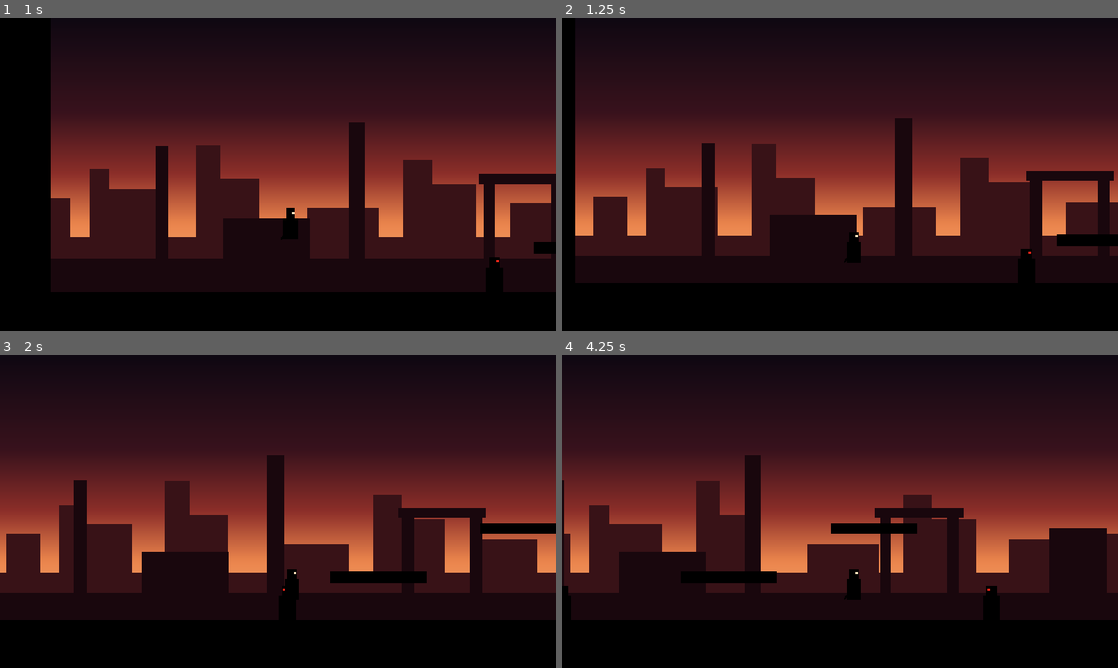
Above: before the commit, frames 1-4 (two rows, left to right).
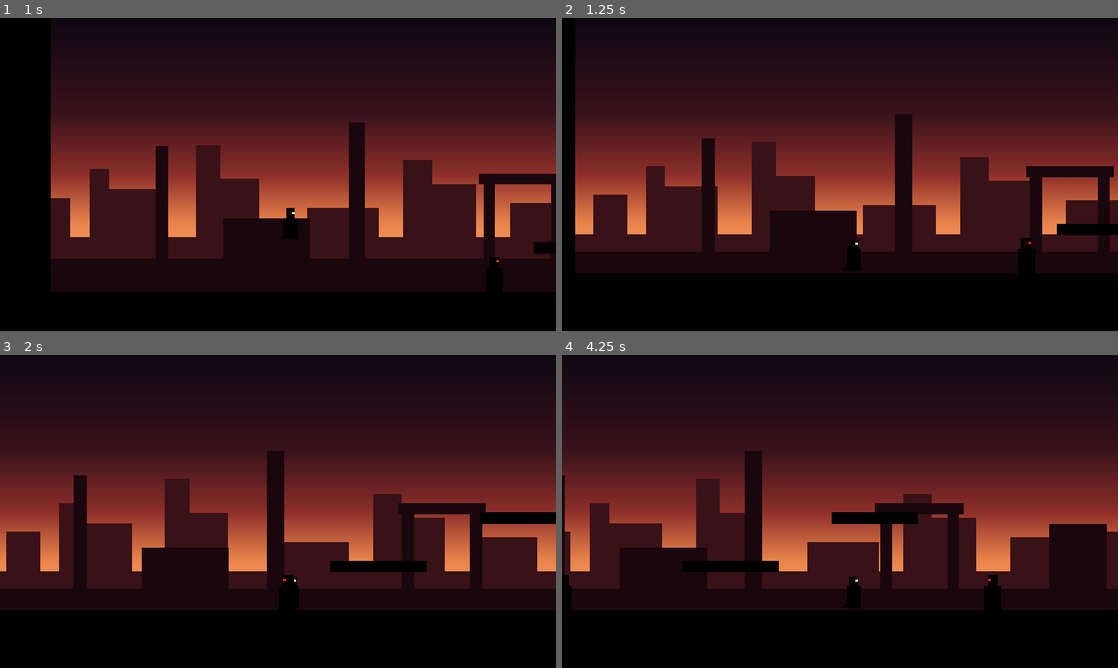
Above: after the commit, the same moments.

Repository: NobleRat/Kill-The-Man
Game: Godot game, scene res://levels/test_level.tscn
Same seed, same stepped clock (60 frames per second), same inputs: the game is played once before the commit and once after it.
Inputs (mouse positions are in pixels of both pictures, inside the frame that each line leads up to):
- Up to frame 1 (1 s): move the mouse to (400, 158) at 0.52 s; hold D (move_right) from 0.53 s (still down); tap J (attack) at 0.6 s; tap Space (jump) at 0.77 s
- Up to frame 2 (1.25 s): keep holding D (move_right)
- Up to frame 3 (2 s): keep holding D (move_right); move the mouse to (166, 527) at 1.27 s; tap Shift (dash) at 1.35 s; tap Space (jump) at 1.52 s
- Up to frame 4 (4.25 s): move the mouse to (895, 442) at 2.02 s; release D (move_right) at 2.03 s; hold A (move_left) 2.03-2.78 s; tap J (attack) at 2.1, 3.6 s; move the mouse to (812, 574) at 2.77 s; hold D (move_right) from 2.78 s (still down); tap Shift (dash) at 2.85 s; tap Space (jump) at 3.02, 3.77 s; move the mouse to (1006, 558) at 3.52 s

Frame 1 is identical in both runs. In frame 2, 5.9% of the frame differs, in the area x 2-100%, y 30-85%; in frame 3, 7.3%; in frame 4, 7.7%, in the area x 0-100%, y 30-85%.

Commit message:
დაცემა 1.25-ჯერ სწრაფი (ხტომა უცვლელია)
- fall_gravity_multiplier 0.375 → 0.5859375 (×1.25×1.25), max_fall_speed 825 → 1031.25 (×1.25).
- ხტომიდან ჩამოსვლა 0.47 → 0.38 წამი, 400 პიქსელიდან ჩავარდნა 0.70 → 0.57 წამი.
- ასვლა არ შეცვლილა: სიმაღლე ~206 პიქსელი, მწვერვალამდე 0.3 წამი.

Co-Authored-By: Claude Opus 5.5 <noreply@anthropic.com>

Diff:
--- a/player/player.gd
+++ b/player/player.gd
@@ -22,10 +22,11 @@
 ## სიმძიმე — რამდენად ძლიერად ექაჩება მიწა.
 @export var gravity := 4687.5
 ## დაცემისას სიმძიმე ამაზე მრავლდება (1-ზე ნაკლები = ნელი, „მცურავი“ დაცემა).
-## დაცემის 2-ჯერ შენელებისთვის ეს რიცხვი 4-ჯერ მცირდება, max_fall_speed კი 2-ჯერ.
-@export var fall_gravity_multiplier := 0.375
+## დაცემის N-ჯერ აჩქარებისთვის ეს რიცხვი N×N-ჯერ იზრდება, max_fall_speed კი N-ჯერ
+## (შენელებისთვის — იმდენჯერვე მცირდება).
+@export var fall_gravity_multiplier := 0.5859375
 ## დაცემის მაქსიმალური სიჩქარე.
-@export var max_fall_speed := 825.0
+@export var max_fall_speed := 1031.25
 ## ხტომის ღილაკს ადრე თუ გაუშვებ, ზემოთ სიჩქარე ამაზე მრავლდება (დაბალი ხტომა).
 @export_range(0.0, 1.0) var jump_cut := 0.45
 ## კიდიდან ჩამოსვლის შემდეგ ამდენი წამი კიდევ შეიძლება ხტომა.
